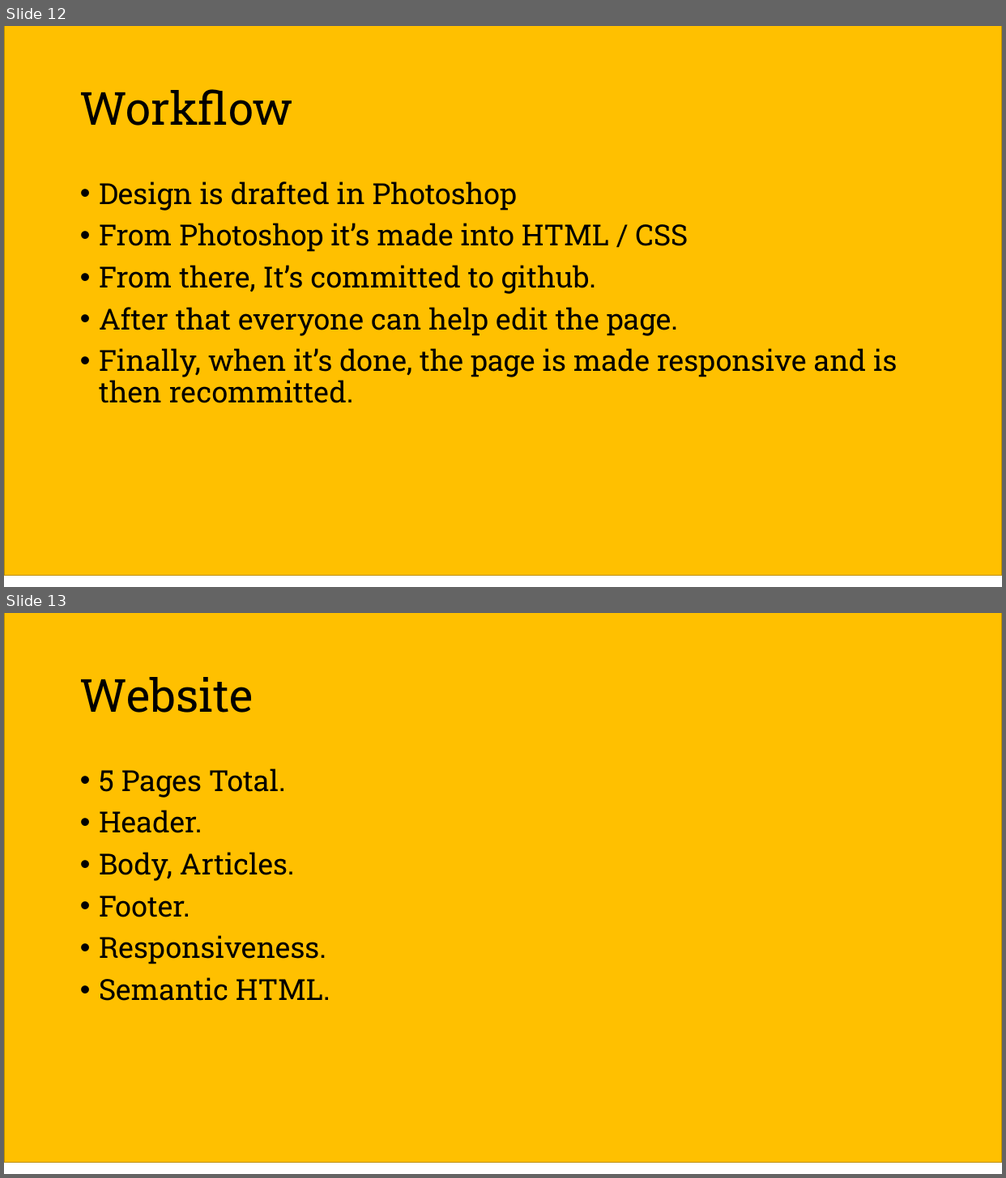
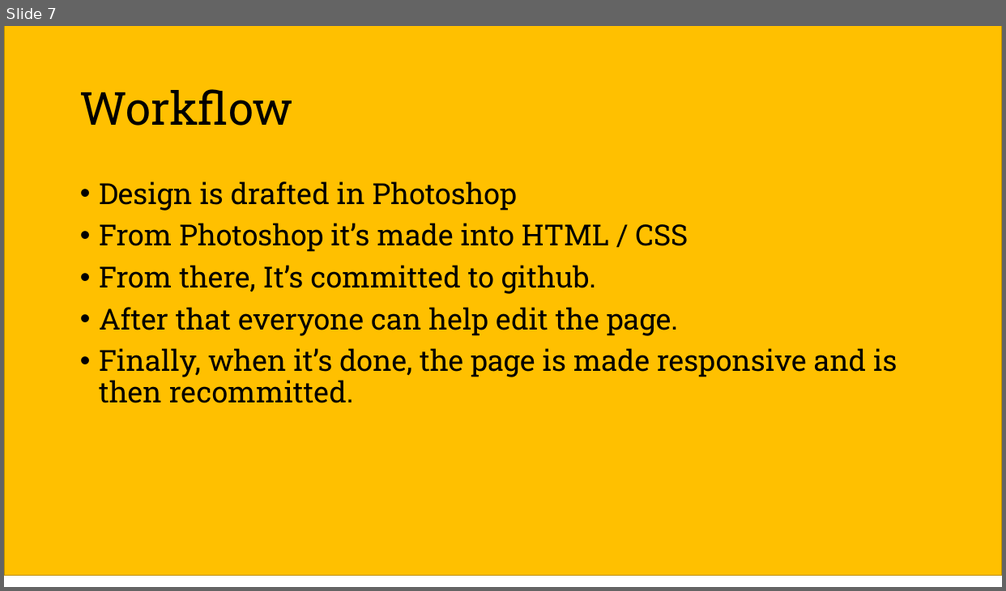
Before and after one commit to TeamIcefyre/YellowPaper, a slide deck: design/Team IceFyre.pptx. Shown one above the other, each under a label of ours: slides 12 and 13 before the commit, slide 7 after it. The pictures are 1006x1178 and 1006x591 pixels, drawn with LibreOffice and Linux fonts; fonts in the diff are those of the drawing. Boxes give left, top, right and bottom in pixels: in the first picture for what was removed or moved away, otherwise in the second. Text is boxed around its words. In the diff, an @@ line names an element or a change of style, - is before the commit and + after.

```diff
--- a/design/Team IceFyre.pptx
+++ b/design/Team IceFyre.pptx
@@ slide 13 removed at bbox=[4, 613, 1002, 1174], background #FFFFFF @@
@@ rectangle removed at bbox=[4, 613, 1002, 1163] @@
@@ title removed at bbox=[80, 677, 253, 713] @@
-Website
@@ text removed at bbox=[99, 769, 330, 1001] @@
-• 5 Pages Total.
-• Header.
-• Body, Articles.
-• Footer.
-• Responsiveness.
-• Semantic HTML.
@@ what was slide 12 is now slide 7 @@
```
Also in this commit, not shown: 1 slide added, 5 other slides removed, 1 other file.
